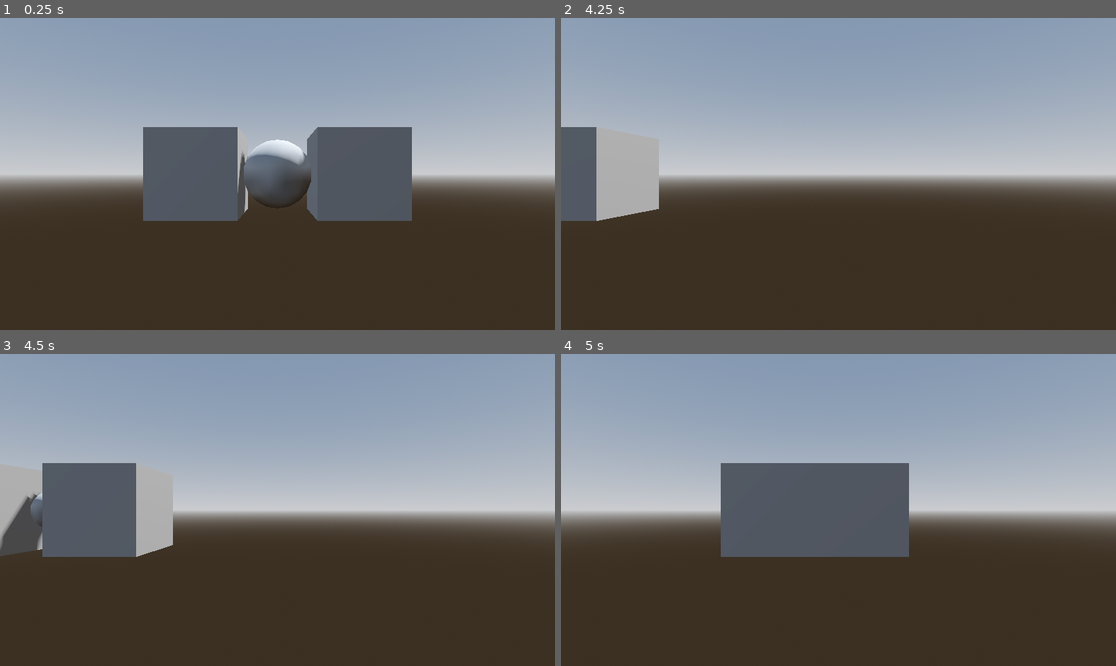
Above: before the commit, frames 1-4 (two rows, left to right).
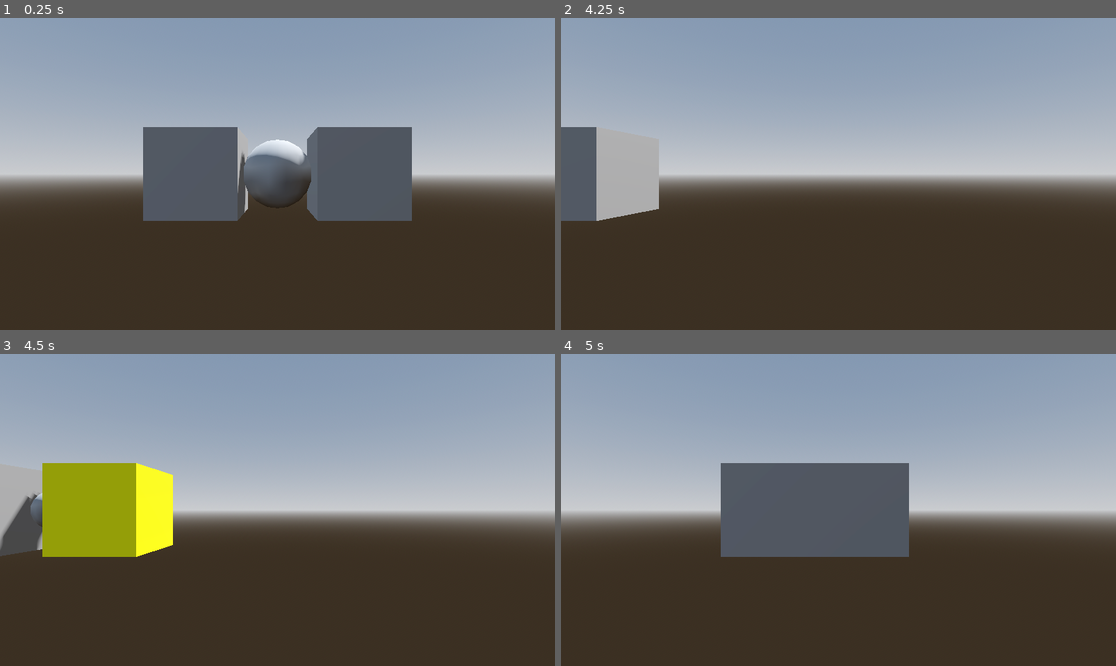
Above: after the commit, the same moments.

Repository: casseveritt/gdfun
Game: Godot game, scene res://main.tscn
The game is run twice, just before and just after one commit, with the same random seed, the same clock (stepped at 60 frames per second) and the same inputs.
Inputs (mouse positions are in pixels of both pictures, inside the frame that each line leads up to):
- Up to frame 1 (0.25 s): no input
- Up to frame 2 (4.25 s): tap Enter at 0.5, 3.5 s; move the mouse to (960, 158) at 0.52 s; hold D 0.53-1.28 s; hold Shift 0.53-1.28 s; click (960, 158) at 0.67 s; move the mouse to (727, 189) at 1.27 s; hold S 1.28-2.03 s; tap Shift at 1.35, 2.85 s; click (727, 189) at 1.42 s; move the mouse to (894, 105) at 2.02 s; hold D 2.03-2.78 s; hold Shift 2.03-2.78 s; click (894, 105) at 2.17 s; tap Space at 2.75 s; move the mouse to (810, 236) at 2.77 s; hold W 2.78-3.53 s; click (810, 236) at 2.92 s; move the mouse to (1005, 220) at 3.52 s; hold A from 3.53 s (still down); hold Shift from 3.53 s (still down); click (1005, 220) at 3.67 s
- Up to frame 3 (4.5 s): keep holding A; move the mouse to (111, 463) at 4.27 s; release Shift at 4.28 s; tap Shift at 4.35 s; click (111, 463) at 4.42 s
- Up to frame 4 (5 s): keep holding A

Frames 1-2 are identical in both runs. In frame 3, 6.8% of the frame differs, in the area x 7-32%, y 34-66%; in frame 4, nothing differs.

Commit message:
change color of intersected object

Diff:
--- a/gd2/main.gd
+++ b/gd2/main.gd
@@ -29,7 +29,7 @@
 			obj = result.collider
 		if obj != hit:
 			if hit:
-				print("Object exit: ", hit.name)
+				hit.get_parent().exit_child(hit)
 			if obj:
-				print("object enter: ", obj.name)
+				obj.get_parent().enter_child(obj)
 			hit = obj
--- a/gd2/thing.gd
+++ b/gd2/thing.gd
@@ -6,13 +6,22 @@
 
 @onready var sphere_cld : CollisionShape3D = $SphereCld
 
+var entered_material := StandardMaterial3D.new()
+
 func _ready():
+	entered_material.albedo_color = Color.YELLOW
 	update_dependent()
 
 func _process(delta: float) -> void:
 	sphere.radius = 0.5 * (0.5 * cos(Main.time * PI) + 0.5)
 	update_dependent()
 
+func enter_child(child: GeometryInstance3D):
+	child.material = entered_material
+
+func exit_child(child: GeometryInstance3D):
+	child.material = null
+
 func update_dependent():
 	box_neg_x.position.x = -(sphere.radius + box_neg_x.size.x / 2.0)
 	box_pos_x.position.x = sphere.radius + box_pos_x.size.x / 2.0
